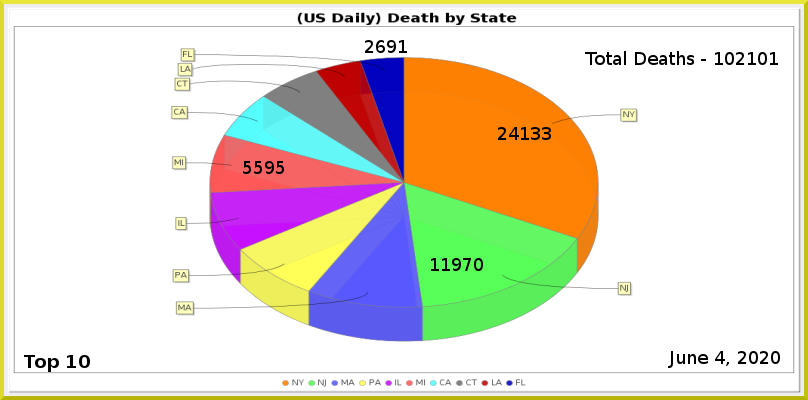
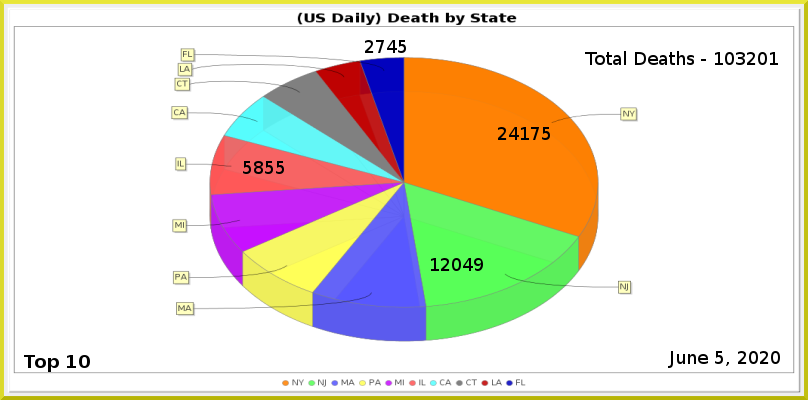
Layered file, before and after one edit (808x400). Changes by layer:
painted on "Least" over box(376, 40, 407, 53)
painted on "MI" over box(254, 161, 274, 174)
painted on "NJ" over box(441, 258, 483, 271)
painted on "NY" over box(531, 127, 551, 140)
renamed "Total Deaths - 102101" to "Total Deaths - 103201", painted on it over box(736, 52, 756, 65)
painted on "Current Date" over box(715, 351, 725, 364)
painted on "Death_by_State.png" over box(171, 48, 639, 386)
